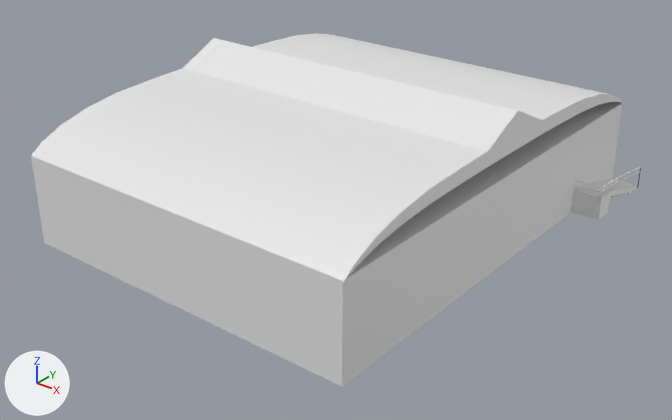
A saved change to the Blender file Blender/almacen.blend.
Before and after are seen from a camera (50 mm lens) standing at (97.3, -125.0, 76.7) and looking at (2.5, -6.6, 3.2). Every picture has the same lights, and +X, +Y and +Z are marked at lower left.

The first picture shows 'Almacen', 'Cube.002', 'Escaleras', 'Techo'.
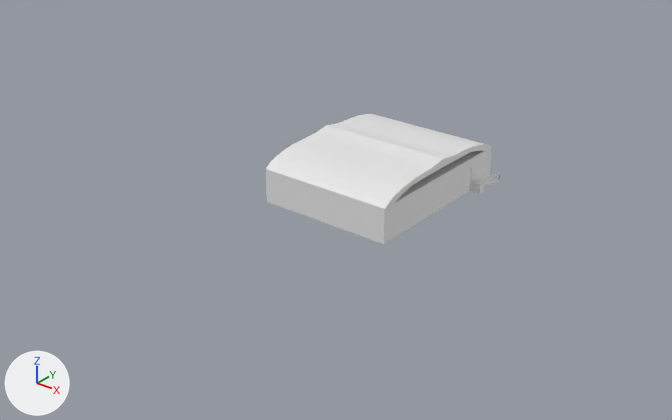
Boxes (x1, y1, x2, y2) around the edits, measured in the pictures (672 x 420 px; the box of a moved part takes in the faces that stretch with it):
'Techo', reshaped, moved, rescaled (62% narrower, 62% shorter)
    before: (31, 33, 624, 282)
    after: (266, 114, 492, 209)
'Almacen', moved, rescaled
    before: (31, 102, 623, 387)
    after: (266, 148, 492, 244)
'Cube.002', moved, rescaled (55% narrower, 58% shorter)
    before: (571, 166, 641, 220)
    after: (469, 172, 500, 194)
'Escaleras', moved, rescaled
    before: (574, 179, 637, 199)
    after: (470, 177, 499, 185)
'Cube.001', moved, rescaled
    before: (599, 191, 611, 219)
    after: (480, 182, 485, 193)
part 1 of me_cylinder, moved or reshaped
    before: (400, 94, 600, 226)
    after: (402, 145, 480, 194)
part 2 of me_cylinder, moved or reshaped
    before: (345, 98, 624, 280)
    after: (385, 146, 492, 209)
part 3 of me_cylinder, moved or reshaped
    before: (356, 94, 619, 267)
    after: (388, 144, 490, 207)
part 4 of me_cylinder, moved or reshaped
    before: (182, 38, 541, 151)
    after: (315, 123, 453, 168)

Edits to the bpy script that builds the scene:
```text
Change me_cylinder:
    where me_cylinder.from_pydata(...)  # 72 vertices, 55 faces; spans x -2.5..0.03, y -0.97..0.98, z -1.0..1.0
    used by ob_techo; location = (0.0, -0.1, 16.6); rotation_euler = (0.0, 1.571, 0.0), in degrees (0, 90, 0); scale = (4.3, 44.8, 33.5)
    me_cylinder part 1: all 4 vertices in x -0.69, y -0.7..0.71, z -1.0..1.0 are moved by (0.23, 0.0, 0.0)
    me_cylinder part 2: all 4 vertices in x -0.22, y -0.92..0.92, z -1.0..1.0 are moved by (0.25, 0.0, 0.0)
    me_cylinder part 3: all 4 vertices in x -0.48, y -0.83..0.83, z -1.0..1.0 are moved by (0.49, 0.0, 0.0)
    me_cylinder part 4
    me_cylinder.vertices[14].co: (-2.5, 0.0, -1.0) -> (-1.9, 0.0, -1.0)  # pixel (213, 37) -> pixel (326, 125)
    me_cylinder.vertices[15].co: (-2.5, 0.0, 1.0) -> (-1.9, 0.0, 1.0)  # pixel (518, 110) -> pixel (443, 158)
Change ob_almacen:
    ob_almacen.location: (0.0, 0.0, 8.3) -> (5.8, 2.6, 8.1)
    ob_almacen.scale: (33.4, 43.8, 8.29) -> (13.0, 17.0, 3.22)
Change ob_techo:
    ob_techo.location: (0.0, -0.1, 16.6) -> (5.8, 2.6, 11.3)
    ob_techo.scale: (4.3, 44.8, 33.5) -> (1.67, 17.4, 13.0)
Change ob_escaleras:
    ob_escaleras.location: (36.0, 27.5, 4.2) -> (19.8, 13.3, 6.5)
    ob_escaleras.scale: (2.64, 2.03, 0.282) -> (1.03, 0.788, 0.11)
```
